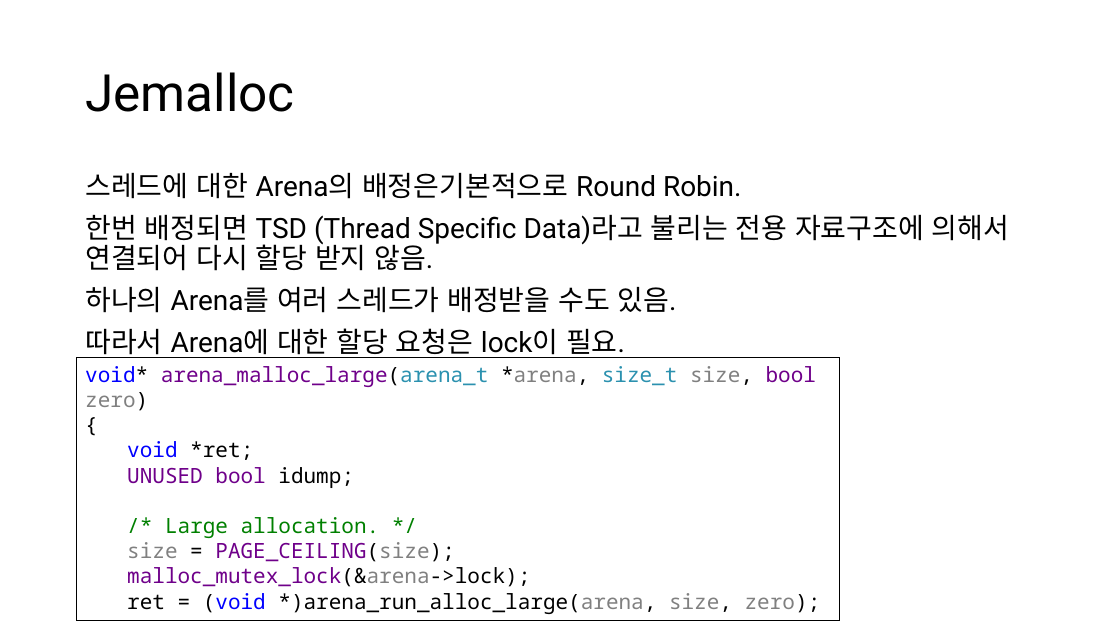
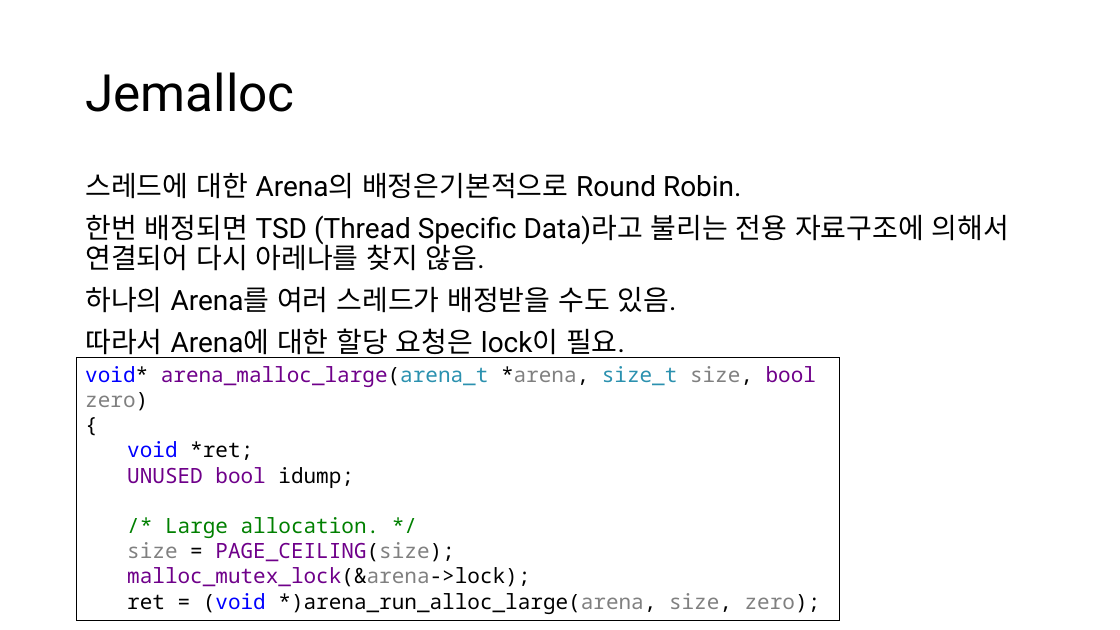
Before and after one commit to CppKorea/OptimizedCppStudy, a slide deck: slide 23 of 13th Study/Optimized C++ Study - Chapter 13, Optimize Memory Management.pptx. Drawn at 1120x630 pixels with LibreOffice and Linux fonts; fonts in the diff are those of the drawing. Boxes give left, top, right and bottom in pixels: in the first picture for what was removed or moved away, otherwise in the second. Text is boxed around its words. In the diff, an @@ line names an element or a change of style, - is before the commit and + after.

```diff
--- a/13th Study/Optimized C++ Study - Chapter 13, Optimize Memory Management.pptx
+++ b/13th Study/Optimized C++ Study - Chapter 13, Optimize Memory Management.pptx
@@ text at bbox=[85, 214, 1009, 271]: text changed @@
-한번 배정되면 TSD (Thread Specific Data)라고 불리는 전용 자료구조에 의해서 연결되어 다시 할당 받지 않음.
+한번 배정되면 TSD (Thread Specific Data)라고 불리는 전용 자료구조에 의해서 연결되어 다시 아레나를 찾지 않음.
```
Also in this commit, not shown: 6 other slides changed, 5 slides added.
